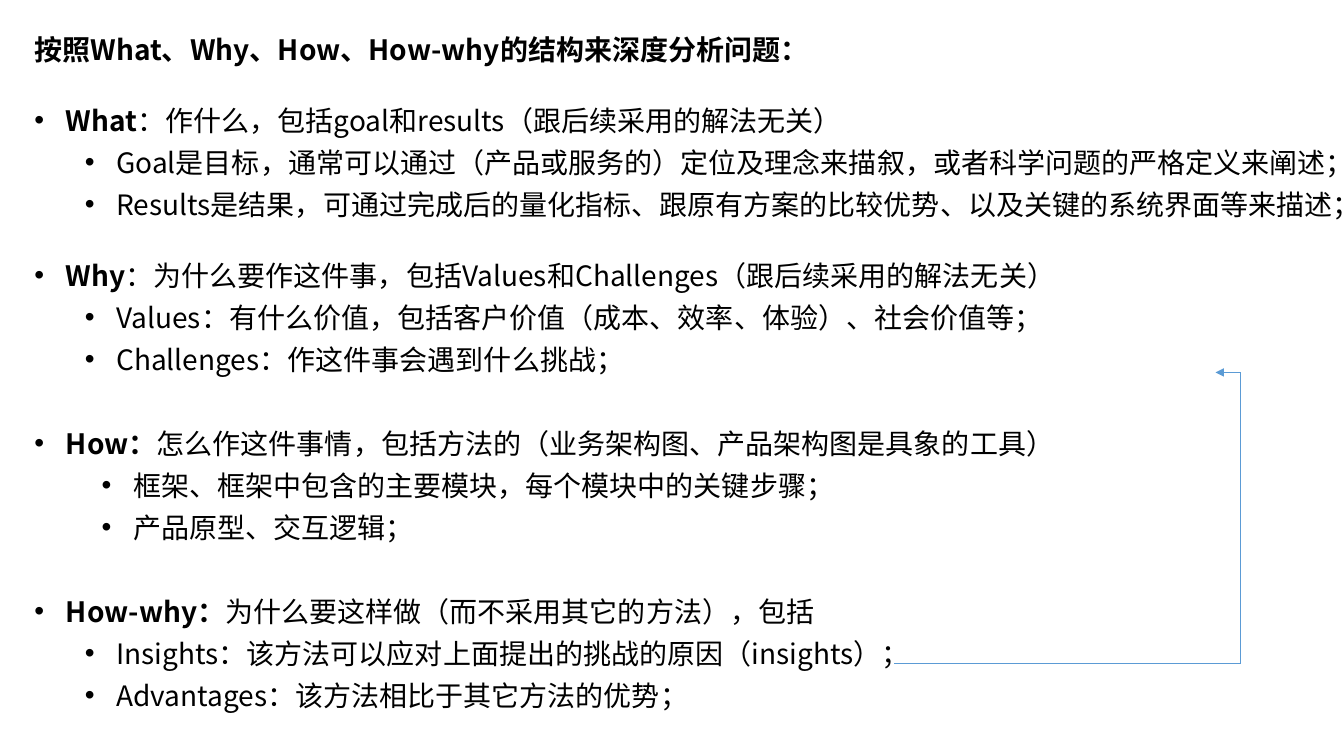
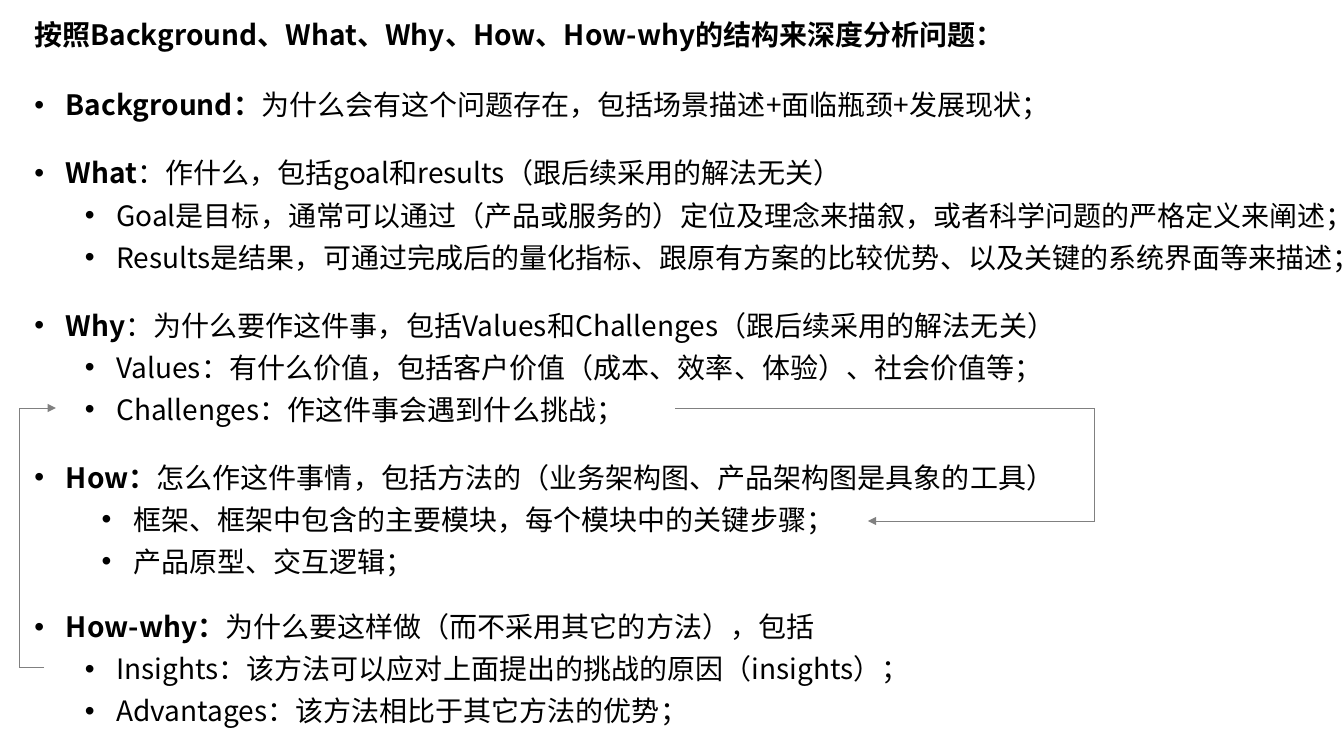
Before and after one commit to hei77/yuzheng-student, a slide deck: slide 2 of static/articles/0-0-what-why-how-why方法论.pptx. Drawn at 1344x756 pixels with LibreOffice and Linux fonts; fonts in the diff are those of the drawing. Boxes give left, top, right and bottom in pixels: in the first picture for what was removed or moved away, otherwise in the second. Text is boxed around its words. In the diff, an @@ line names an element or a change of style, - is before the commit and + after.

```diff
--- a/static/articles/0-0-what-why-how-why方法论.pptx
+++ b/static/articles/0-0-what-why-how-why方法论.pptx
@@ text at (x1=34, y1=21, x2=1050, y2=122): text changed @@
-按照What、Why、How、How-why的结构来深度分析问题：
+按照Background、What、Why、How、How-why的结构来深度分析问题：
+• Background：为什么会有这个问题存在，包括场景描述+面临瓶颈+发展现状；
@@ elbow arrow moved from (894, 663) - (1216, 372) to (44, 667) - (55, 408) @@
@@ elbow arrow (44, 667) - (55, 408): stroke #5B9BD5 0.5 pt to #808080 0.5 pt @@
@@ elbow arrow added from (676, 408) to (868, 521), #808080 0.5 pt @@
```
Also in this commit, not shown: 3 other slides changed.
